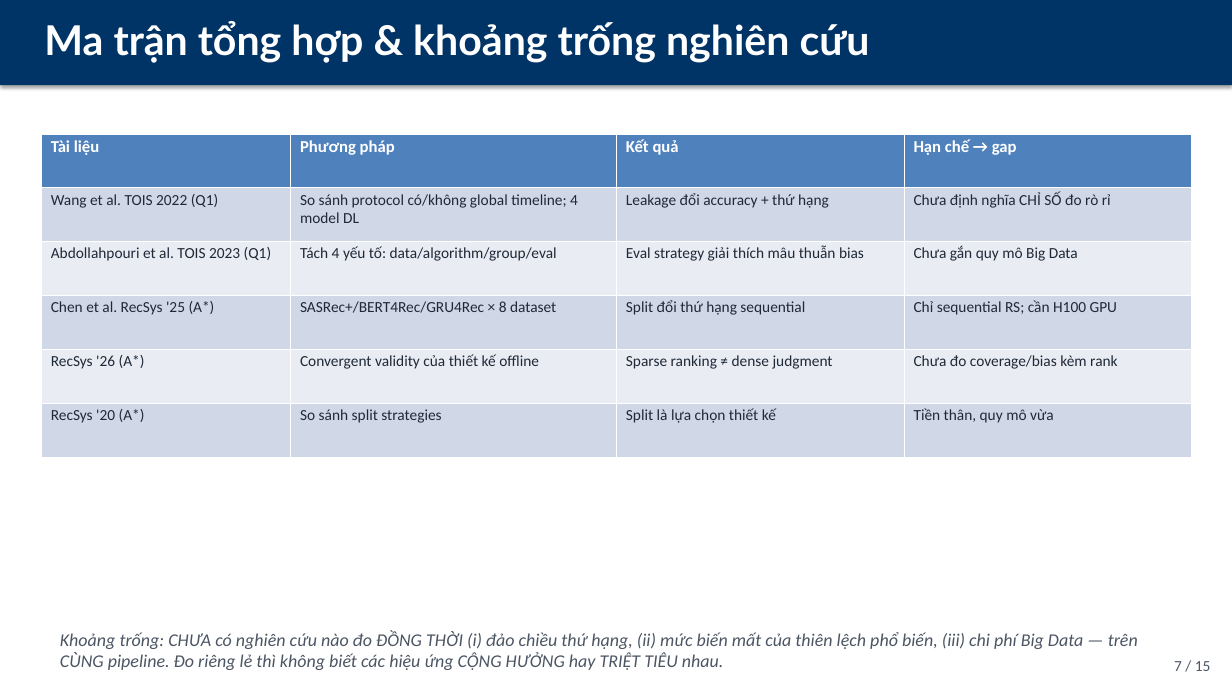
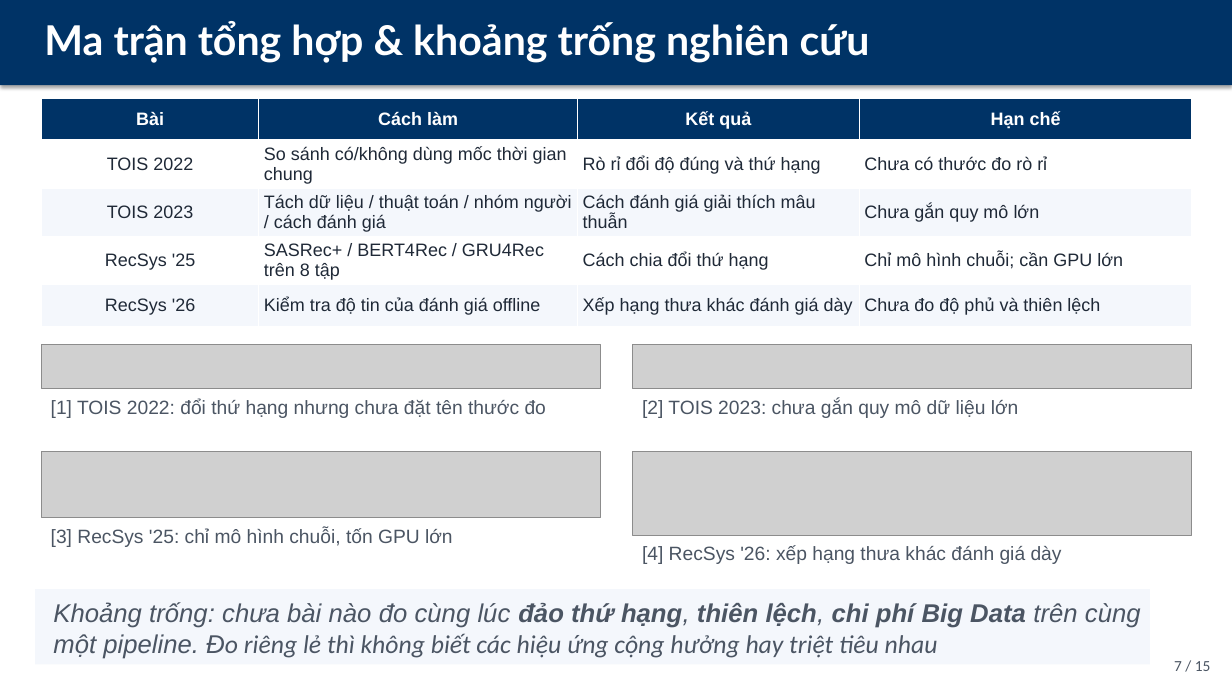
Before and after one commit to StreetParkourZombie/Recommendation_System, a slide deck: slide 8 of docs/Project/Main/Presentation/Slides/PPNCKH_DeCuong_15slides_Self-Adjustion.pptx (slide 7 before the commit). Drawn at 1232x693 pixels with LibreOffice and Linux fonts; fonts in the diff are those of the drawing; grey boxes stand for pictures. Boxes give left, top, right and bottom in pixels: in the first picture for what was removed or moved away, otherwise in the second. Text is boxed around its words. In the diff, an @@ line names an element or a change of style, - is before the commit and + after.

```diff
--- a/docs/Project/Main/Presentation/Slides/PPNCKH_DeCuong_15slides_Self-Adjustion.pptx
+++ b/docs/Project/Main/Presentation/Slides/PPNCKH_DeCuong_15slides_Self-Adjustion.pptx
@@ table at <box>42,98,1192,326</box> @@
-row 1: Tài liệu | Phương pháp | Kết quả | Hạn chế → gap
-row 2: Wang et al. TOIS 2022 (Q1) | So sánh protocol có/không global timeline; 4 model DL | Leakage đổi accuracy + thứ hạng | Chưa định nghĩa CHỈ SỐ đo rò rỉ
-row 3: Abdollahpouri et al. TOIS 2023 (Q1) | Tách 4 yếu tố: data/algorithm/group/eval | Eval strategy giải thích mâu thuẫn bias | Chưa gắn quy mô Big Data
-row 4: Chen et al. RecSys '25 (A*) | SASRec+/BERT4Rec/GRU4Rec × 8 dataset | Split đổi thứ hạng sequential | Chỉ sequential RS; cần H100 GPU
-row 5: RecSys '26 (A*) | Convergent validity của thiết kế offline | Sparse ranking ≠ dense judgment | Chưa đo coverage/bias kèm rank
-row 6: RecSys '20 (A*) | So sánh split strategies | Split là lựa chọn thiết kế | Tiền thân, quy mô vừa
+row 1: Bài | Cách làm | Kết quả | Hạn chế
+row 2: TOIS 2022 | So sánh có/không dùng mốc thời gian chung | Rò rỉ đổi độ đúng và thứ hạng | Chưa có thước đo rò rỉ
+row 3: TOIS 2023 | Tách dữ liệu / thuật toán / nhóm người / cách đánh giá | Cách đánh giá giải thích mâu thuẫn | Chưa gắn quy mô lớn
+row 4: RecSys '25 | SASRec+ / BERT4Rec / GRU4Rec trên 8 tập | Cách chia đổi thứ hạng | Chỉ mô hình chuỗi; cần GPU lớn
+row 5: RecSys '26 | Kiểm tra độ tin của đánh giá offline | Xếp hạng thưa khác đánh giá dày | Chưa đo độ phủ và thiên lệch
@@ table: place and size @@
-table at <box>42,134,1192,457</box>
+table at <box>42,98,1192,326</box>
@@ picture added at <box>42,345,601,389</box> @@
@@ picture added at <box>633,345,1192,388</box> @@
@@ text added at <box>51,399,546,418</box>, 15 pt, text #4B5563 @@
+[1] TOIS 2022: đổi thứ hạng nhưng chưa đặt tên thước đo
@@ text added at <box>642,399,1019,418</box>, 15 pt, text #4B5563 @@
+[2] TOIS 2023: chưa gắn quy mô dữ liệu lớn
@@ picture added at <box>42,452,601,518</box> @@
@@ picture added at <box>633,452,1192,536</box> @@
@@ text added at <box>51,528,453,547</box>, 15 pt, text #4B5563 @@
+[3] RecSys '25: chỉ mô hình chuỗi, tốn GPU lớn
@@ text added at <box>642,545,1062,564</box>, 15 pt, text #4B5563 @@
+[4] RecSys '26: xếp hạng thưa khác đánh giá dày
@@ rounded rectangle added at <box>35,590,1150,665</box>, fill #F4F7FC @@
@@ text at <box>53,602,1141,659</box>: text changed; size 14 to 20 pt; font Calibri to Arial @@
-Khoảng trống: CHƯA có nghiên cứu nào đo ĐỒNG THỜI (i) đảo chiều thứ hạng, (ii) mức biến mất của thiên lệch phổ biến, (iii) chi phí Big Data — trên CÙNG pipeline. Đo riêng lẻ thì không biết các hiệu ứng CỘNG HƯỞNG hay TRIỆT TIÊU nhau.
+Khoảng trống: chưa bài nào đo cùng lúc đảo thứ hạng, thiên lệch, chi phí Big Data trên cùng một pipeline. Đo riêng lẻ thì không biết các hiệu ứng cộng hưởng hay triệt tiêu nhau
```
Also in this commit, not shown: 4 other slides changed, 2 slides added, 35 other files.
